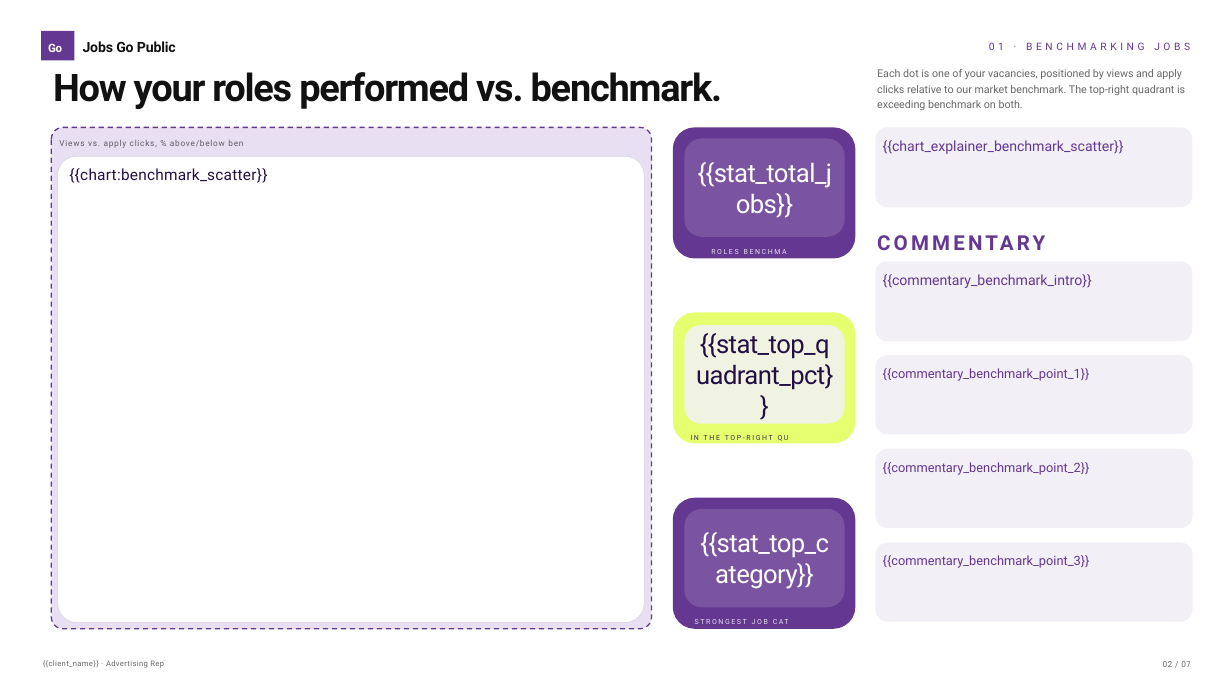
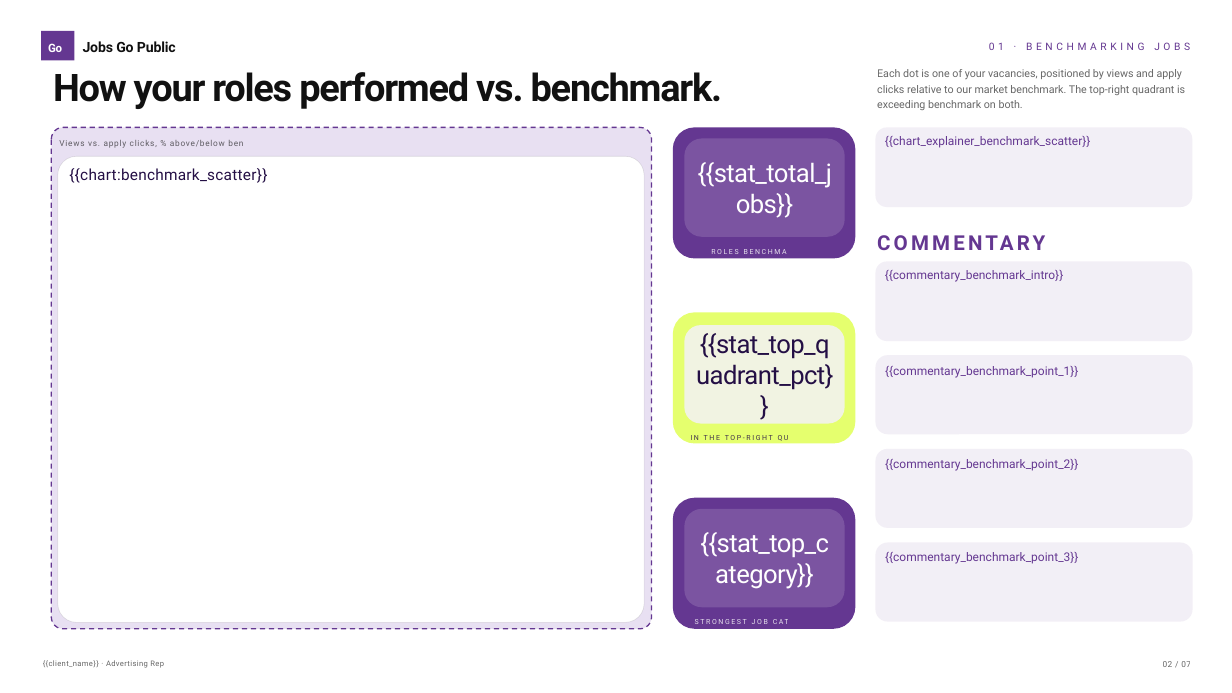
Before and after one commit to TomJordanJGP/job-performance-dashboard, a slide deck: slide 2 of Renewals.pptx. Drawn at 1232x693 pixels with LibreOffice and Linux fonts; fonts in the diff are those of the drawing. Boxes give left, top, right and bottom in pixels: in the first picture for what was removed or moved away, otherwise in the second. Text is boxed around its words. In the diff, an @@ line names an element or a change of style, - is before the commit and + after.

```diff
--- a/Renewals.pptx
+++ b/Renewals.pptx
@@ text removed at (883,140,1124,154) @@
-{{chart_explainer_benchmark_scatter}}
@@ text in rounded rectangle at (885,136,1091,148): text added @@
+{{chart_explainer_benchmark_scatter}}
@@ text removed at (883,274,1092,288) @@
-{{commentary_benchmark_intro}}
@@ text in rounded rectangle at (885,270,1064,282): text added @@
+{{commentary_benchmark_intro}}
@@ text removed at (883,368,1090,381) @@
-{{commentary_benchmark_point_1}}
@@ text in rounded rectangle at (885,366,1078,378): text added @@
+{{commentary_benchmark_point_1}}
@@ text removed at (883,462,1090,475) @@
-{{commentary_benchmark_point_2}}
@@ text in rounded rectangle at (885,459,1078,471): text added @@
+{{commentary_benchmark_point_2}}
@@ text removed at (883,555,1090,568) @@
-{{commentary_benchmark_point_3}}
@@ text in rounded rectangle at (885,552,1078,564): text added @@
+{{commentary_benchmark_point_3}}
```
Also in this commit, not shown: 5 other slides changed.
